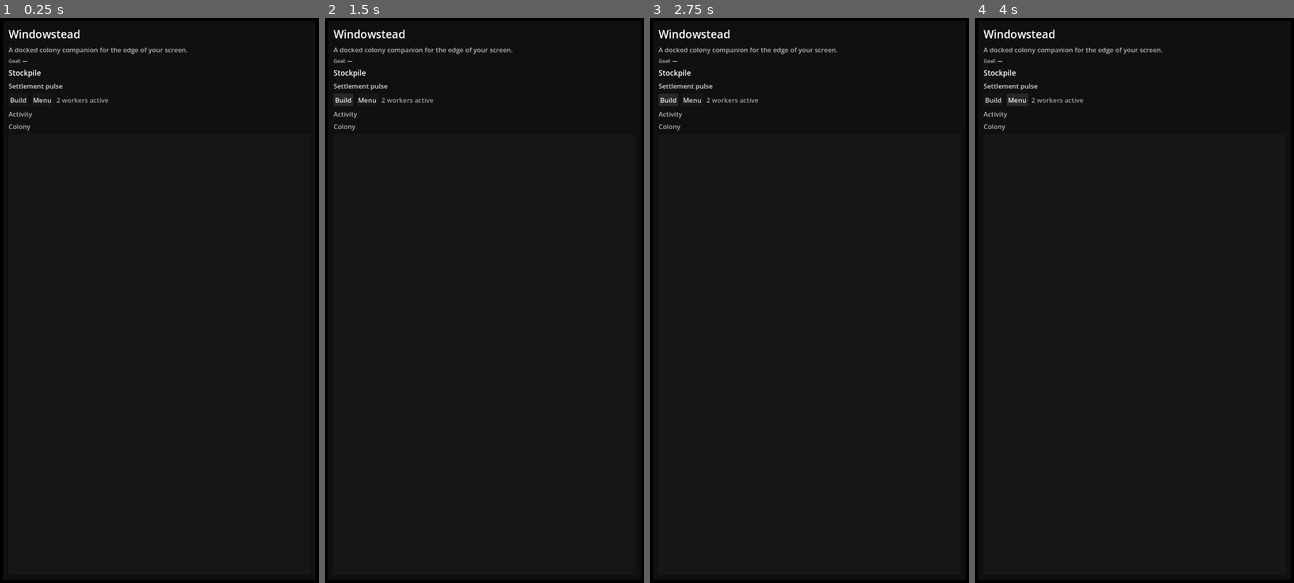
Above: before the commit, frames 1-4 (left to right).
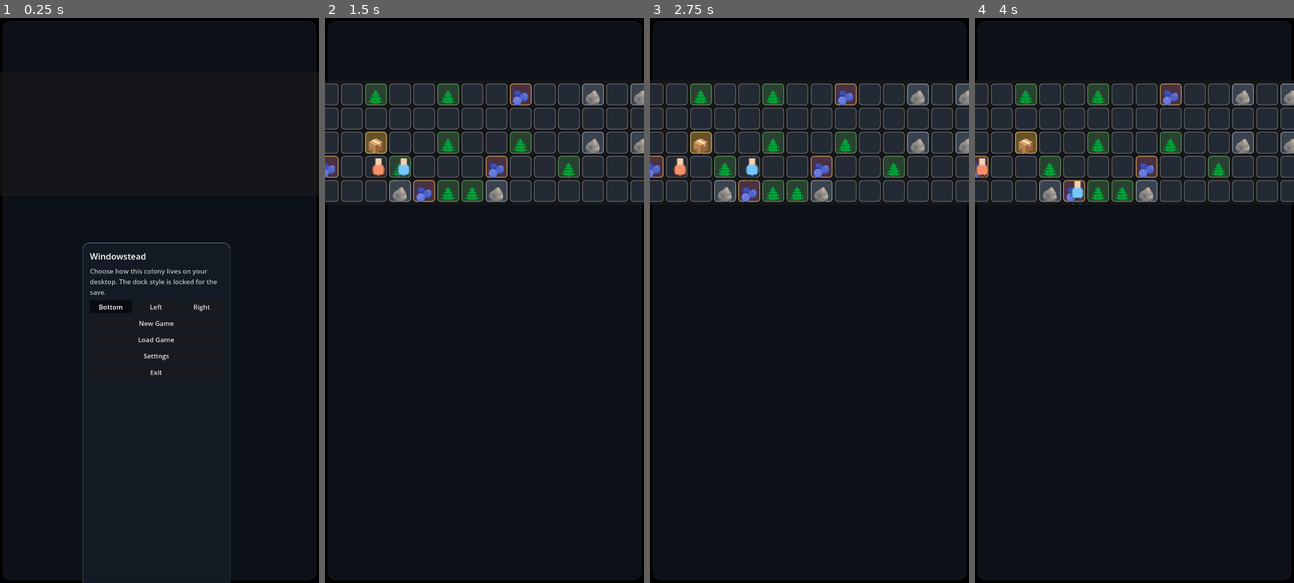
Above: after the commit, the same moments.

Repository: misospace/windowstead
Game: Godot game, scene res://scenes/main.tscn
Two runs of this game, one before a commit and one after it. Both use one fixed random seed, a clock stepped at 60 frames per second and the inputs below.
Inputs (mouse positions are in pixels of both pictures, inside the frame that each line leads up to):
- Up to frame 1 (0.25 s): no input
- Up to frame 2 (1.5 s): click (481, 323) at 0.5 s, where only the run after the commit has a clickable "New Game"; click (344, 97) at 1.25 s, where only the run before the commit has a clickable "Build"
- Up to frame 3 (2.75 s): click (669, 97) at 2 s, where only the run before the commit has a clickable "Build"
- Up to frame 4 (4 s): click (994, 97) at 2.75 s, where only the run before the commit has a clickable "Build"; click (1016, 97) at 3.5 s, where only the run before the commit has a clickable "Menu"

The runs differ from the first frame. In frame 1, 2.1% of the frame differs, in the area x 2-73%, y 2-100%; in frame 2, 18%; in frame 3, 18%; in frame 4, 18%, in the area x 0-100%, y 2-33%.
Error before the commit: Parse Error: Cannot infer the type of "total" variable because the value doesn't have a set type. (res://scripts/main.gd:972)

Commit message:
fix: add explicit int types for GDScript type inference

Diff:
--- a/scripts/main.gd
+++ b/scripts/main.gd
@@ -969,8 +969,8 @@
 	"""Return number of workers above BASE_WORKERS_NO_UPKEEP."""
 	if not state.has("workers"):
 		return 0
-	var total := state.workers.size()
-	var extra := total - Constants.BASE_WORKERS_NO_UPKEEP
+	var total: int = state.workers.size()
+	var extra: int = total - Constants.BASE_WORKERS_NO_UPKEEP
 	return maxi(extra, 0)
 
 
